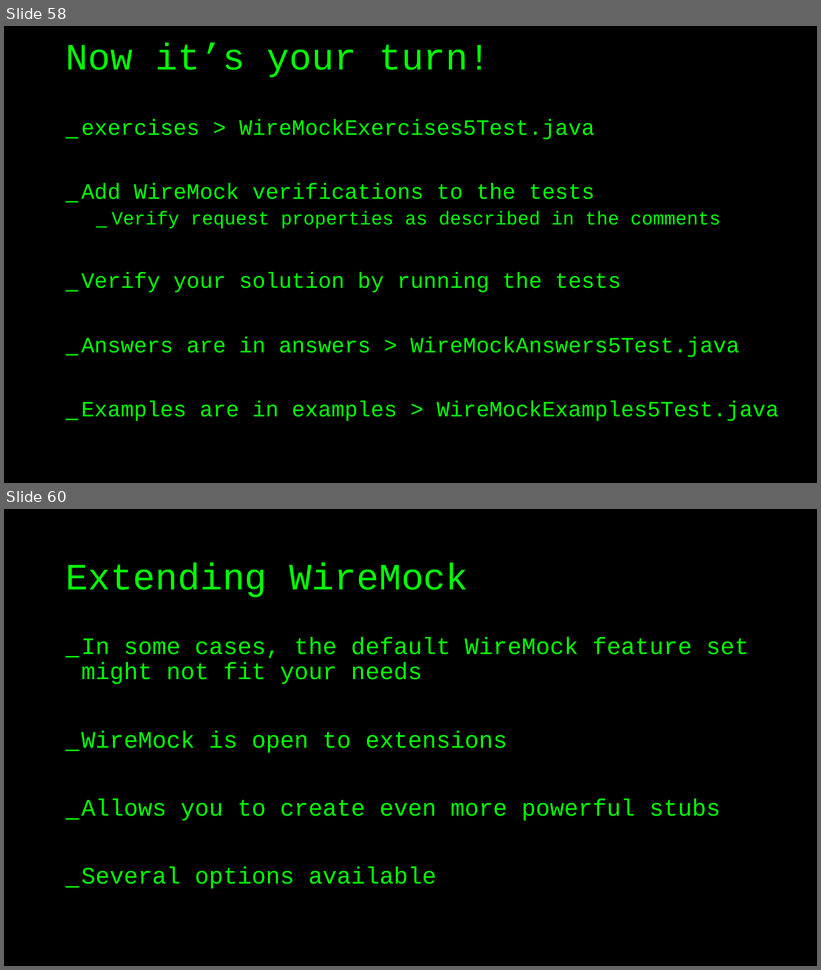
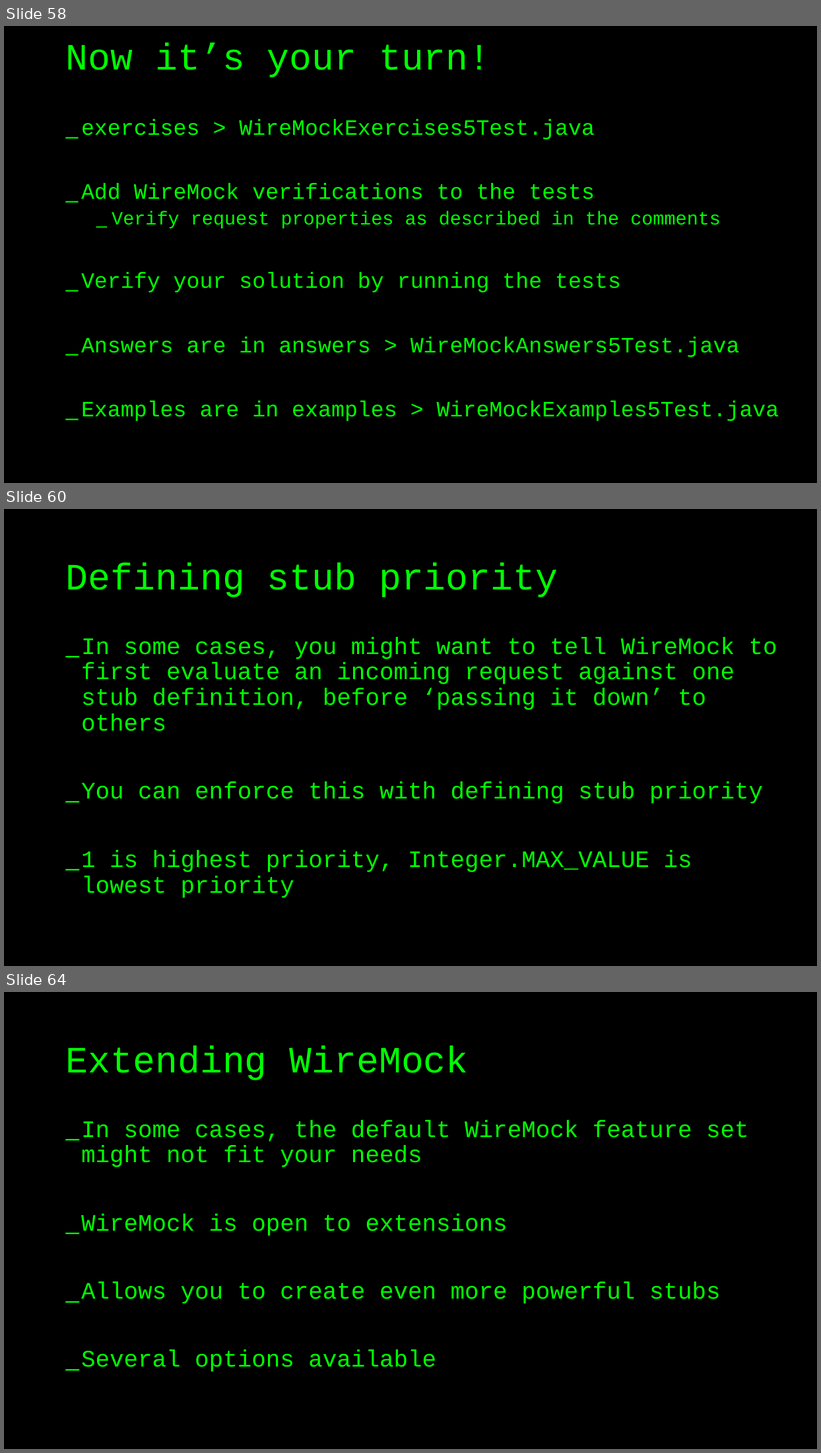
Before and after one commit to basdijkstra/wiremock-workshop, a slide deck: wiremock_workshop.pptx. Shown one above the other, each under a label of ours: slides 58 and 60 before the commit, slides 58, 60 and 64 after it; the slides between them are not shown. The pictures are 821x970 and 821x1453 pixels, drawn with LibreOffice and Linux fonts; fonts in the diff are those of the drawing. Boxes give left, top, right and bottom in pixels: in the first picture for what was removed or moved away, otherwise in the second. Text is boxed around its words. In the diff, an @@ line names an element or a change of style, - is before the commit and + after.

```diff
--- a/wiremock_workshop.pptx
+++ b/wiremock_workshop.pptx
@@ slide 60 added at <box>4,509,817,966</box>, background #000000 @@
@@ title added at <box>66,562,558,597</box>, 44 pt, text #00FF00 @@
+Defining stub priority
@@ text added at <box>81,637,778,898</box>, 28 pt, text #00FF00 @@
+_ In some cases, you might want to tell WireMock to first evaluate an incoming request against one stub definition, before ‘passing it down’ to others
+_ You can enforce this with defining stub priority
+_ 1 is highest priority, Integer.MAX_VALUE is lowest priority
@@ what was slide 60 is now slide 64 @@
```
Also in this commit, not shown: 6 slides changed, 3 other slides added, 2 other files.
